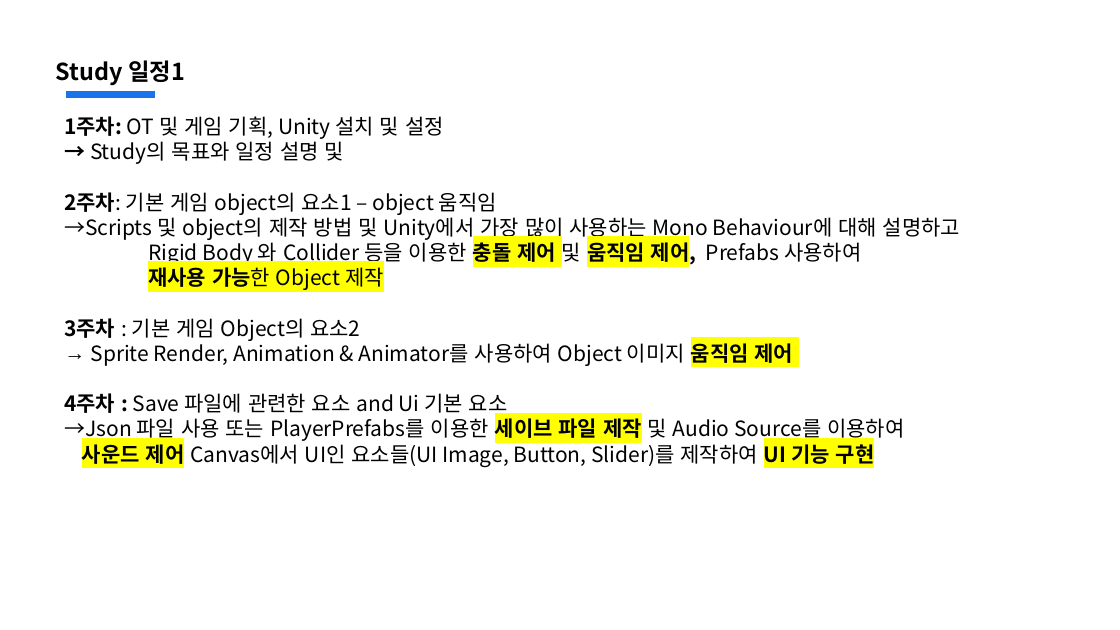
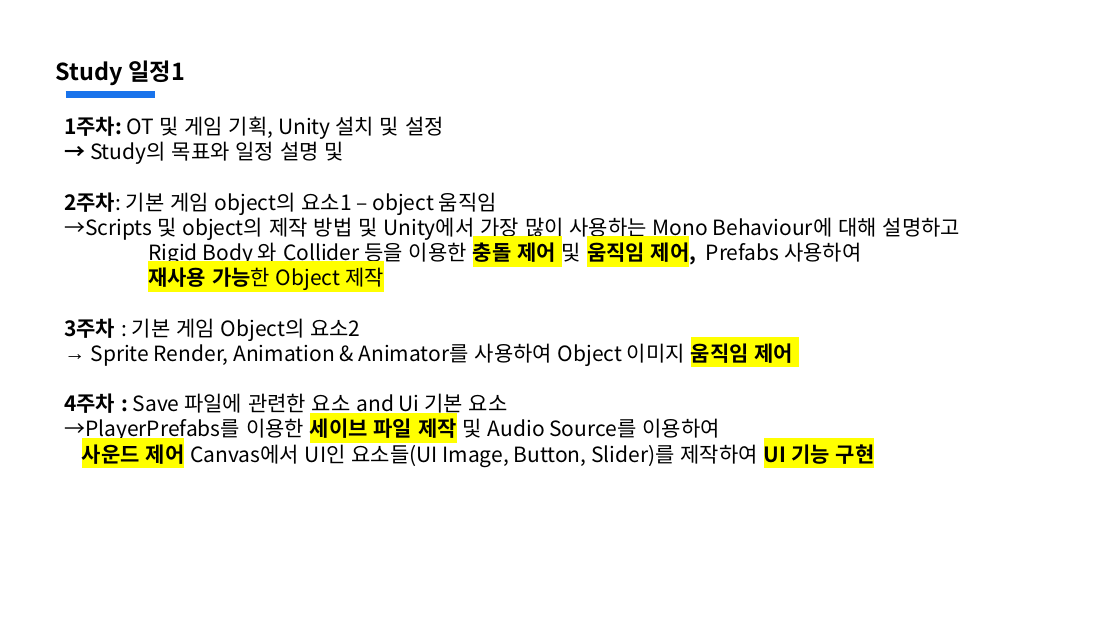
Before and after one commit to jsjin01/MJsec_Unity_Mentoring, a slide deck: slide 3 of MJsec_게임 개발 멘토링/MJsec_1주차.pptx. Drawn at 1120x630 pixels with LibreOffice and Linux fonts; fonts in the diff are those of the drawing. Boxes give left, top, right and bottom in pixels: in the first picture for what was removed or moved away, otherwise in the second. Text is boxed around its words. In the diff, an @@ line names an element or a change of style, - is before the commit and + after.

```diff
--- a/MJsec_게임 개발 멘토링/MJsec_1주차.pptx
+++ b/MJsec_게임 개발 멘토링/MJsec_1주차.pptx
@@ text at (64,418,719,442): text changed @@
-→Json 파일 사용 또는 PlayerPrefabs를 이용한 세이브 파일 제작 및 Audio Source를 이용하여
+→PlayerPrefabs를 이용한 세이브 파일 제작 및 Audio Source를 이용하여
```
Also in this commit, not shown: 12 other files.
